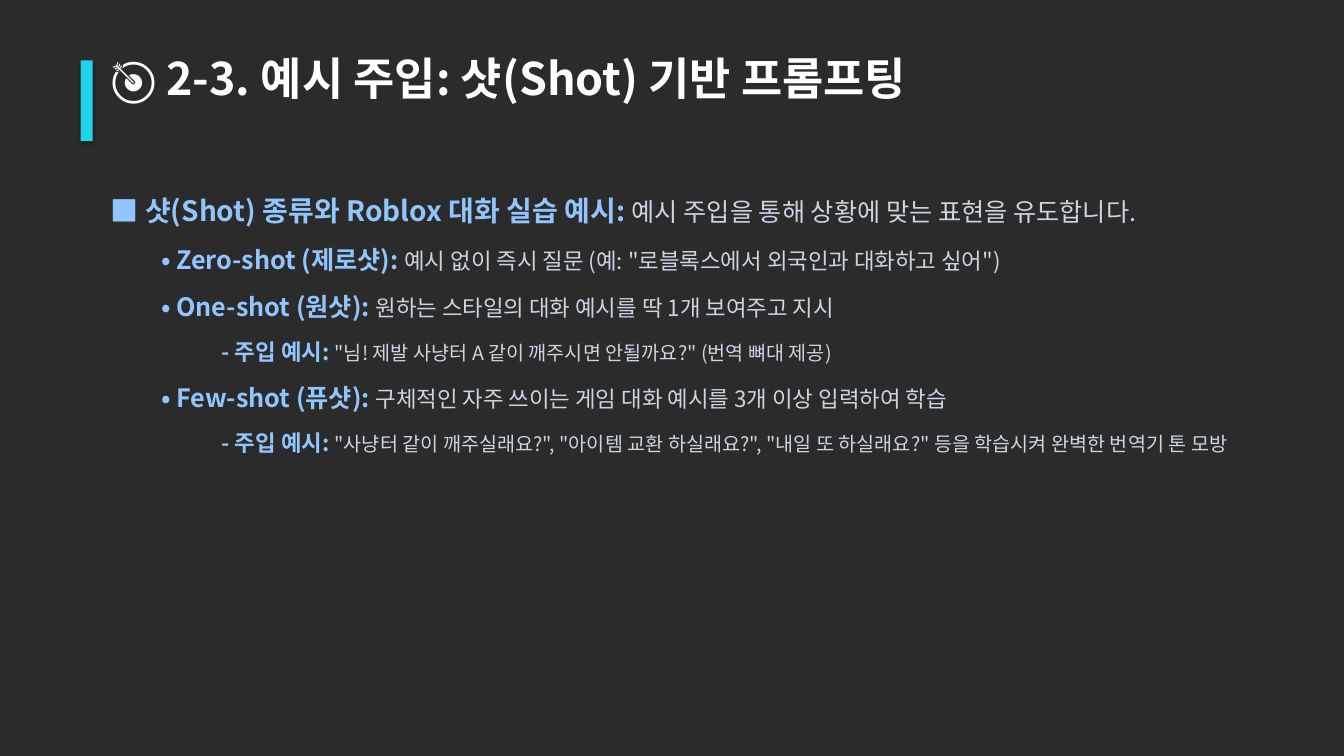
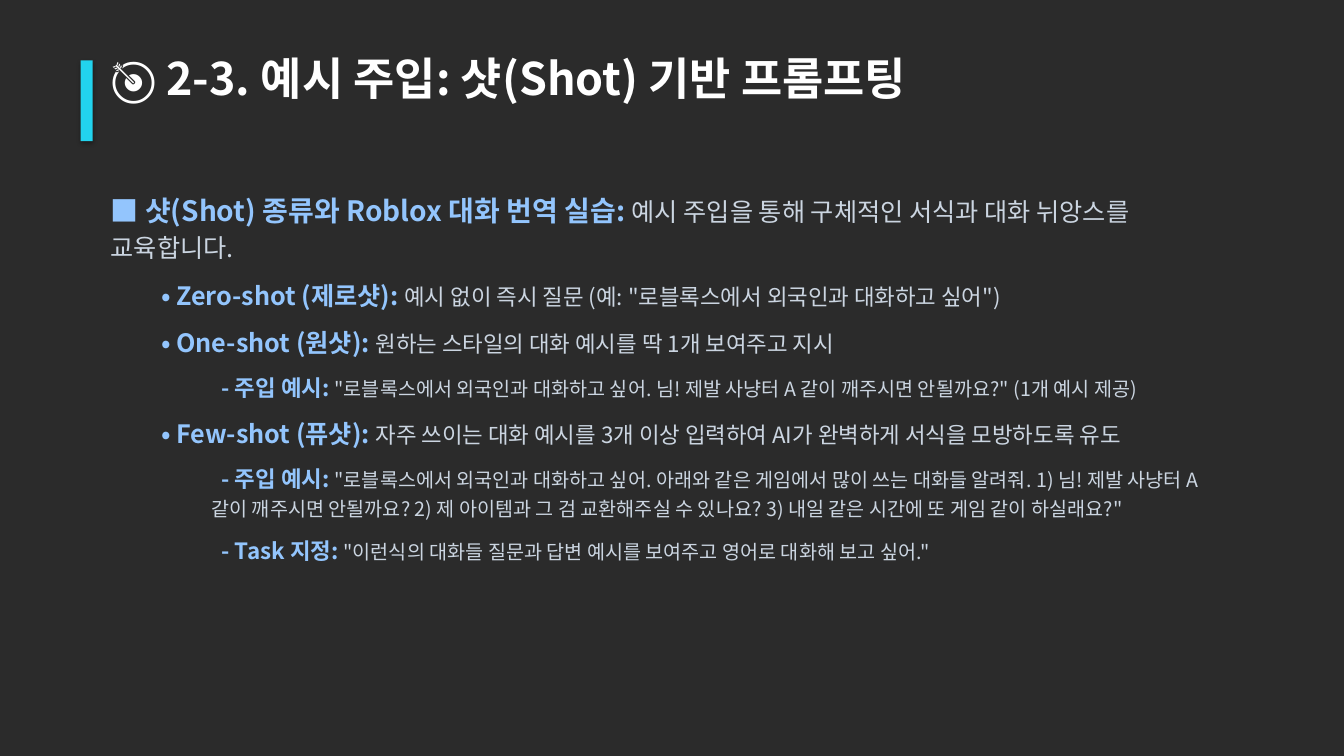
Before and after one commit to dreefinkjk/sky_ai_course, a slide deck: slide 7 of AI_companion_lecture.pptx (slide 8 before the commit). Drawn at 1344x756 pixels with LibreOffice and Linux fonts; fonts in the diff are those of the drawing; background and template pictures are left out; a plain dark background stands for a picture behind light text. Boxes give left, top, right and bottom in pixels: in the first picture for what was removed or moved away, otherwise in the second. Text is boxed around its words. In the diff, an @@ line names an element or a change of style, - is before the commit and + after.

```diff
--- a/AI_companion_lecture.pptx
+++ b/AI_companion_lecture.pptx
@@ text at (111,197,1129,259): text changed; size 20 to 18 pt; text colour #93C5FD to #CBD5E1; bold off @@
-■ 샷(Shot) 종류와 Roblox 대화 실습 예시: 예시 주입을 통해 상황에 맞는 표현을 유도합니다.
+■ 샷(Shot) 종류와 Roblox 대화 번역 실습: 예시 주입을 통해 구체적인 서식과 대화 뉘앙스를 교육합니다.
@@ text at (176,377,1198,561): text changed @@
-    - 주입 예시: "님! 제발 사냥터 A 같이 깨주시면 안될까요?" (번역 뼈대 제공)
-  • Few-shot (퓨샷): 구체적인 자주 쓰이는 게임 대화 예시를 3개 이상 입력하여 학습
-    - 주입 예시: "사냥터 같이 깨주실래요?", "아이템 교환 하실래요?", "내일 또 하실래요?" 등을 학습시켜 완벽한 번역기 톤 모방
+    - 주입 예시: "로블록스에서 외국인과 대화하고 싶어. 님! 제발 사냥터 A 같이 깨주시면 안될까요?" (1개 예시 제공)
+  • Few-shot (퓨샷): 자주 쓰이는 대화 예시를 3개 이상 입력하여 AI가 완벽하게 서식을 모방하도록 유도
+    - 주입 예시: "로블록스에서 외국인과 대화하고 싶어. 아래와 같은 게임에서 많이 쓰는 대화들 알려줘. 1) 님! 제발 사냥터 A 같이 깨주시면 안될까요? 2) 제 아이템과 그 검 교환해주실 수 있나요? 3) 내일 같은 시간에 또 게임 같이 하실래요?"
+    - Task 지정: "이런식의 대화들 질문과 답변 예시를 보여주고 영어로 대화해 보고 싶어."
```
Also in this commit, not shown: 12 other slides changed, 1 slide removed, 2 other files.
